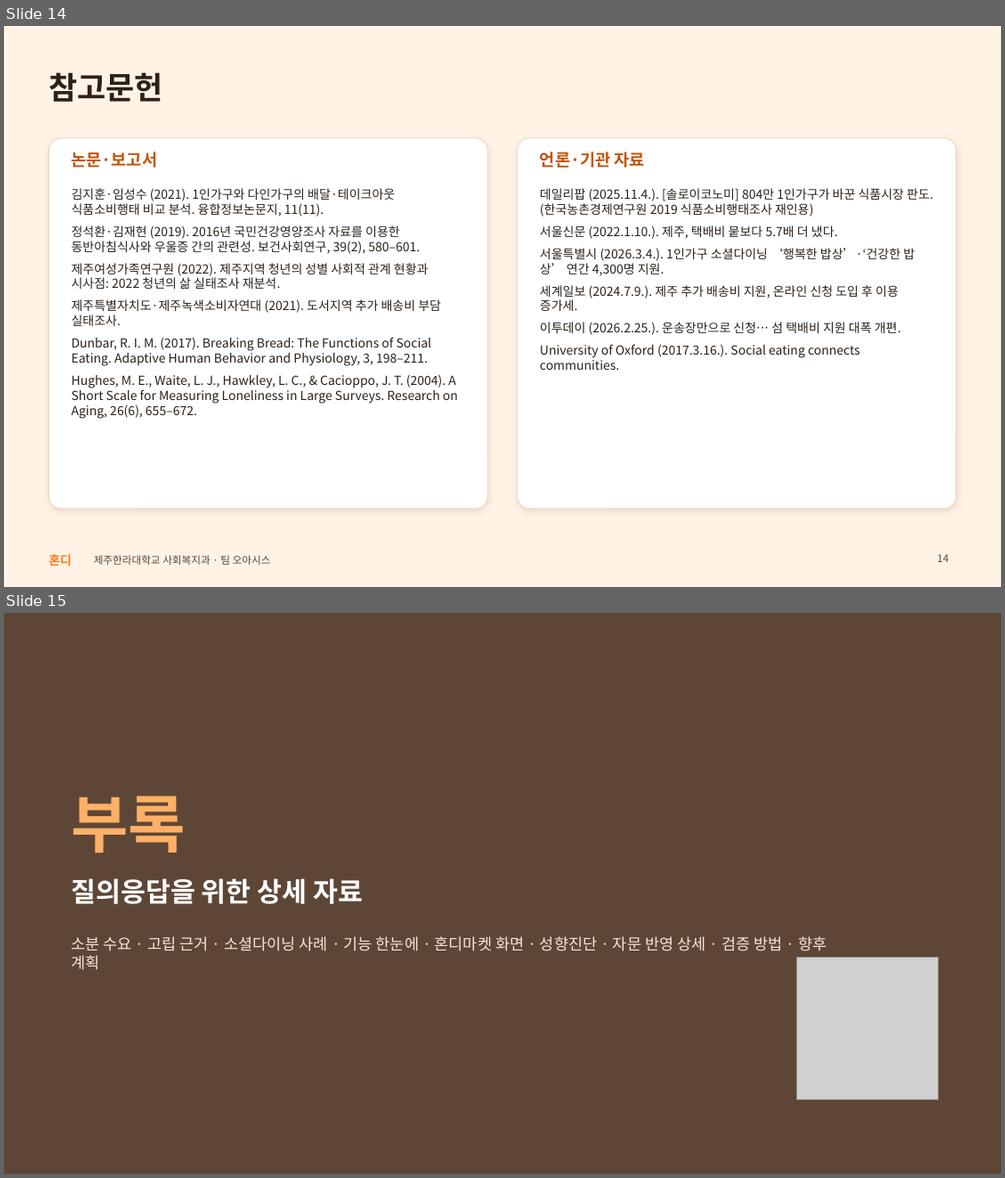
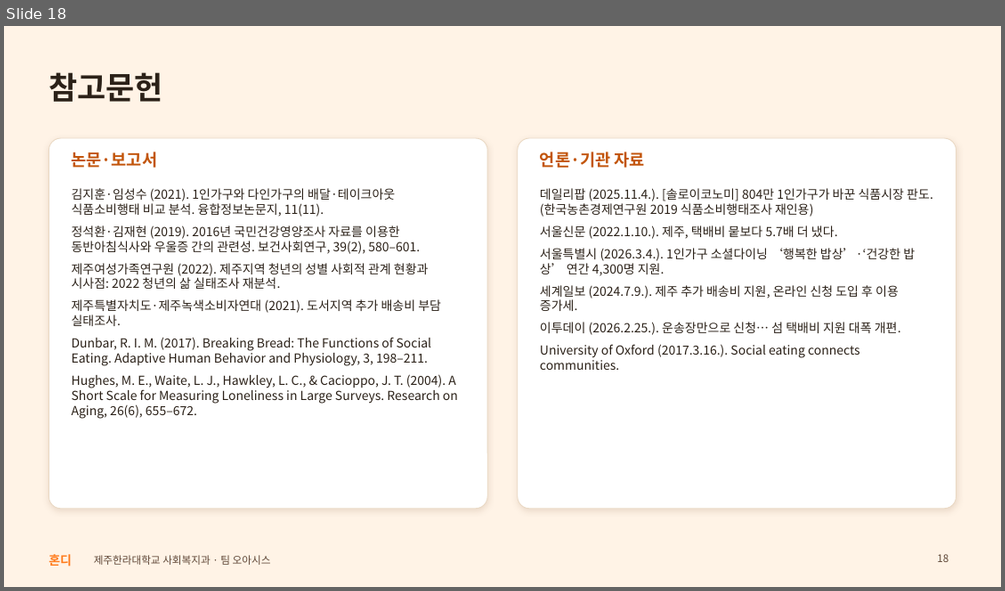
Before and after one commit to oasishondi/oasishondi.github.io, a slide deck: print/Hondi_presentation.pptx. Shown one above the other, each under a label of ours: slides 14 and 15 before the commit, slide 18 after it. The pictures are 1005x1178 and 1005x591 pixels, drawn with LibreOffice and Linux fonts; fonts in the diff are those of the drawing; grey boxes stand for pictures. Boxes give left, top, right and bottom in pixels: in the first picture for what was removed or moved away, otherwise in the second. Text is boxed around its words. In the diff, an @@ line names an element or a change of style, - is before the commit and + after.

```diff
--- a/print/Hondi_presentation.pptx
+++ b/print/Hondi_presentation.pptx
@@ slide 15 removed at box(4, 613, 1001, 1174), background #5E4636 @@
@@ text removed at box(72, 795, 186, 852) @@
-부록
@@ text removed at box(72, 878, 363, 904) @@
-질의응답을 위한 상세 자료
@@ text removed at box(72, 936, 826, 970) @@
-소분 수요 · 고립 근거 · 소셜다이닝 사례 · 기능 한눈에 · 혼디마켓 화면 · 성향진단 · 자문 반영 상세 · 검증 방법 · 향후 계획
@@ picture removed at box(797, 957, 938, 1099) @@
@@ what was slide 14 is now slide 18 @@
@@ page number at box(937, 554, 948, 562): text changed @@
-14
+18
```
Also in this commit, not shown: 11 slides changed, 5 other slides removed, 2 other files.
